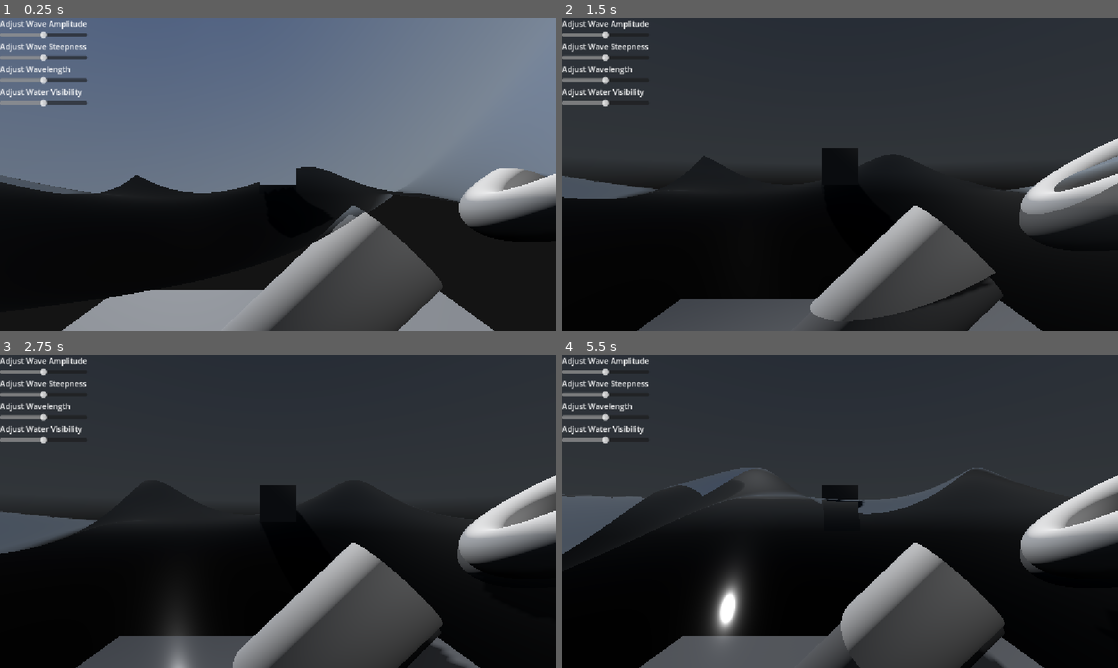
Above: before the commit, frames 1-4 (two rows, left to right).
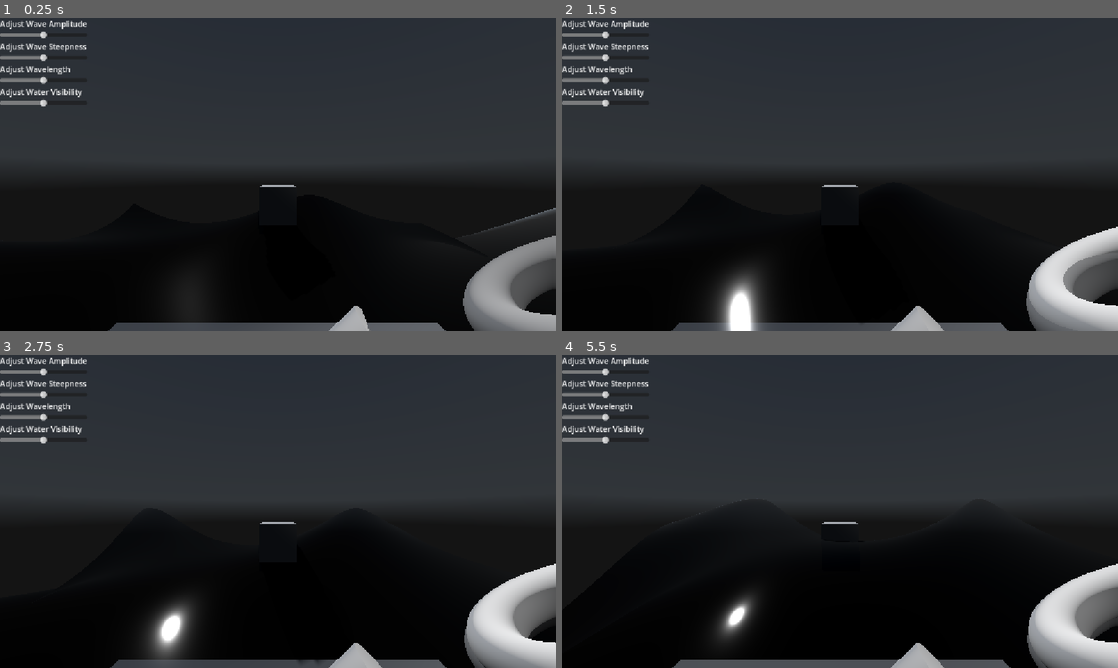
Above: after the commit, the same moments.

Repository: MagnusGrant06/fluid-simulation
Game: Godot game, scene res://Scenes/main.tscn
Two runs of this game, one before a commit and one after it. Both use one fixed random seed, a clock stepped at 60 frames per second and the inputs below. A sky picture missing from this copy of the repository is replaced by a grey-blue gradient.
Inputs (mouse positions are in pixels of both pictures, inside the frame that each line leads up to):
- Up to frame 1 (0.25 s): no input
- Up to frame 2 (1.5 s): move the mouse to (962, 158) at 0.52 s; click (962, 158) at 0.67 s; move the mouse to (728, 190) at 1.27 s; click (728, 190) at 1.42 s
- Up to frame 3 (2.75 s): move the mouse to (333, 442) at 2.02 s; click (333, 442) at 2.17 s
- Up to frame 4 (5.5 s): move the mouse to (812, 574) at 2.77 s; click (812, 574) at 2.92 s; move the mouse to (1006, 558) at 3.52 s; click (1006, 558) at 3.67 s; move the mouse to (673, 464) at 4.27 s; click (673, 464) at 4.42 s; move the mouse to (867, 511) at 5.02 s; click (867, 511) at 5.17 s

The runs differ from the first frame. In frame 1, 73% of the frame differs, in the area x 0-100%, y 0-100%; in frame 2, 21%; in frame 3, 21%; in frame 4, 23%.

Commit message:
Implemented camera / character detection for being underwater accounting for waves for camera filtering

Diff:
--- a/fluid-simulation/Code/Scripts/camera_3d.gd
+++ b/fluid-simulation/Code/Scripts/camera_3d.gd
@@ -1,5 +1,6 @@
 extends Camera3D
 
+@onready var fluid = $"../../Fluid"
 
 @export var target: Vector3 = Vector3.ZERO
 @export var distance: float = 2.0
@@ -10,6 +11,8 @@
 var _yaw: float = 0.0
 var _pitch: float = 0.0
 var _is_orbiting: bool = false
+
+var underwater: bool = false
 
 func _input(event: InputEvent) -> void:
 	if event is InputEventMouseButton:
@@ -39,5 +42,10 @@
 		cos(pitch_rad) * cos(yaw_rad)
 	) * distance
 
+	get_parent().global_position = target + offset
 	global_position = target + offset
 	look_at(target, Vector3.UP)
+
+func _process(_delta: float) -> void:
+	underwater = fluid.is_under_water(global_transform.origin)
+	print(underwater)
--- /dev/null
+++ b/fluid-simulation/Code/Scripts/fluid.gd
@@ -0,0 +1,56 @@
+extends Node
+
+@onready var environment : WorldEnvironment = $"../WorldEnvironment"
+@onready var camera : Camera3D = $"../CharacterBody3D/Camera3D"
+@onready var surface : MeshInstance3D = $FluidSurface
+@onready var surface_area : Area3D =$Area3D
+
+var wavelength : float = 7.5
+var amplitude : float = 0.5
+var steepness : float = 0.75
+
+var within_water_area : bool = false
+
+func _ready() -> void:
+	var material: ShaderMaterial = surface.get_active_material(0)
+	material.set_shader_parameter("sky_texture", environment.environment.sky.sky_material.panorama)
+
+	surface_area.connect("body_entered", _on_surface_area_entered)
+	surface_area.connect("body_exited", _on_surface_area_exited)
+
+func _on_surface_area_entered(body : Node3D):
+	print("entered")
+	within_water_area = true
+
+func _on_surface_area_exited(body : Node3D):
+	#if(body is not Camera3D): return
+	print("exited")
+	within_water_area = false
+
+#check if given point is above or below water surface taking into account waves
+func is_under_water(point : Vector3) -> bool:
+	if(!within_water_area): return false
+	return point.y < get_current_wave_height(point, wavelength, amplitude, steepness)
+
+
+#replicated GDShader code for waves to get waveheight at current given position to check if underwater
+func calculate_phase(vertex : Vector3,wave_length : float, direction : Vector2) -> float:
+	var k : float = (2.0 * PI) / wave_length
+	var angular_freq : float = sqrt(0.3*k)
+	var phase : float = (k * (direction.x * vertex.x + direction.y * vertex.z)) - (angular_freq * Time.get_ticks_msec() / 1000.0)
+	return phase
+
+func calculate_wave_offset(position : Vector3, wave_amplitude : float, direction : Vector2, wave_steepness : float, wave_length : float) -> Vector3:
+	var phase : float = calculate_phase(position, wave_length, direction)
+	var dx : float = (wave_steepness * wave_amplitude * direction.x * cos(phase))
+	var dy : float = wave_amplitude * sin(phase)
+	var dz : float = (wave_steepness * wave_amplitude * direction.y * cos(phase))
+	return Vector3(dx,dy,dz)
+
+func get_current_wave_height(position : Vector3, wave_amplitude : float, wave_steepness : float, wave_length : float) -> float:
+	var d1 : Vector3 = calculate_wave_offset(position, wave_amplitude, Vector2(1,0), wave_steepness, wave_length);
+	var d2 : Vector3 = calculate_wave_offset(position, wave_amplitude*1.5, Vector2(0,1), wave_steepness*0.75, wave_length*1.5)
+	var d3 : Vector3 = calculate_wave_offset(position, wave_amplitude*0.75, Vector2(0.5,0.5), wave_steepness*1.5, wave_length*0.5)
+
+	var d : Vector3 = d1 + d2 + d3
+	return d.y
--- a/fluid-simulation/Code/Scripts/fluid_surface.gd
+++ /dev/null
@@ -1,8 +0,0 @@
-extends MeshInstance3D
-
-@onready var environment : WorldEnvironment = $"../WorldEnvironment"
-@onready var camera : Camera3D = $"../Camera3D"
-var material: ShaderMaterial = self.get_active_material(0)
-
-func _ready() -> void:
-	material.set_shader_parameter("sky_texture", environment.environment.sky.sky_material.panorama)
--- a/fluid-simulation/Code/Scripts/wave_controller.gd
+++ b/fluid-simulation/Code/Scripts/wave_controller.gd
@@ -4,7 +4,7 @@
 @onready var steep_slider : HSlider = $VBoxContainer/SteepnessSlider
 @onready var wavlen_slider : HSlider = $VBoxContainer/WavelengthSlider
 @onready var vis_slider : HSlider = $VBoxContainer/VisibilitySlider
-@onready var fluid : MeshInstance3D = $"../FluidCube"
+@onready var fluid : Node3D = $"../Fluid"
 var fluid_material : ShaderMaterial
 
 func _ready() -> void:
@@ -13,16 +13,19 @@
 	wavlen_slider.connect("value_changed", _on_wavelength_changed)
 	vis_slider.connect("value_changed", _on_visibility_changed)
 
-	fluid_material = fluid.get_active_material(0)
+	fluid_material = fluid.surface.get_active_material(0)
 
 func _on_amplitude_changed(value : float):
 	fluid_material.set_shader_parameter("wave_amplitude", value)
+	fluid.amplitude = value
 
 func _on_steepness_changed(value : float):
 	fluid_material.set_shader_parameter("wave_steepness", value)
+	fluid.steepness = value
 
 func _on_wavelength_changed(value : float):
 	fluid_material.set_shader_parameter("wave_length", value)
+	fluid.wavelength = value
 
 func _on_visibility_changed(value : float):
 	fluid_material.set_shader_parameter("visibility",value);
--- /dev/null
+++ b/fluid-simulation/Scenes/fluid.tscn
@@ -0,0 +1,17 @@
+[gd_scene format=3 uid="uid://cyck2qg52o3g2"]
+
+[ext_resource type="PackedScene" uid="uid://bd0wdtoa4h004" path="res://Scenes/fluid_surface.tscn" id="1_qr0y5"]
+[ext_resource type="Script" uid="uid://bdfi3qtlnt7o" path="res://Code/Scripts/fluid.gd" id="1_rcw30"]
+
+[sub_resource type="BoxShape3D" id="BoxShape3D_vfd82"]
+size = Vector3(10, 10, 10)
+
+[node name="Fluid" type="Node3D" unique_id=199363850]
+script = ExtResource("1_rcw30")
+
+[node name="FluidSurface" parent="." unique_id=856857340 instance=ExtResource("1_qr0y5")]
+
+[node name="Area3D" type="Area3D" parent="." unique_id=468638746]
+
+[node name="CollisionShape3D" type="CollisionShape3D" parent="Area3D" unique_id=632795182]
+shape = SubResource("BoxShape3D_vfd82")
--- a/fluid-simulation/Scenes/fluid_surface.tscn
+++ b/fluid-simulation/Scenes/fluid_surface.tscn
@@ -1,9 +1,11 @@
 [gd_scene format=3 uid="uid://bd0wdtoa4h004"]
 
 [ext_resource type="Shader" uid="uid://cy6dcpy0g2vr5" path="res://Code/Shaders/water.gdshader" id="1_xrqee"]
-[ext_resource type="Script" uid="uid://bdfi3qtlnt7o" path="res://Code/Scripts/fluid_surface.gd" id="2_ahq6l"]
 
 [sub_resource type="PlaneMesh" id="PlaneMesh_jjvhh"]
+size = Vector2(10, 10)
+subdivide_width = 50
+subdivide_depth = 50
 
 [sub_resource type="ShaderMaterial" id="ShaderMaterial_vfd82"]
 render_priority = 0
@@ -11,8 +13,8 @@
 shader_parameter/wave_length = 7.5
 shader_parameter/wave_amplitude = 0.5
 shader_parameter/wave_steepness = 0.75
+shader_parameter/visibility = 0.25
 
 [node name="FluidSurface" type="MeshInstance3D" unique_id=856857340]
 mesh = SubResource("PlaneMesh_jjvhh")
 surface_material_override/0 = SubResource("ShaderMaterial_vfd82")
-script = ExtResource("2_ahq6l")
--- a/fluid-simulation/Scenes/main.tscn
+++ b/fluid-simulation/Scenes/main.tscn
@@ -1,15 +1,12 @@
 [gd_scene format=3 uid="uid://c4mc3walo5kva"]
 
-[ext_resource type="PackedScene" uid="uid://bd0wdtoa4h004" path="res://Scenes/fluid_surface.tscn" id="1_bo1nx"]
+[ext_resource type="PackedScene" uid="uid://cyck2qg52o3g2" path="res://Scenes/fluid.tscn" id="1_jjvhh"]
 [ext_resource type="Script" uid="uid://8bp2i13168dj" path="res://Code/Scripts/camera_3d.gd" id="2_8gbba"]
 [ext_resource type="Texture2D" uid="uid://c6545y4sqhfwp" path="res://citrus_orchard_road_puresky_4k.exr" id="3_8gbba"]
 [ext_resource type="PackedScene" uid="uid://bslun5b34sjgb" path="res://Scenes/wave_controller.tscn" id="4_jjvhh"]
 
-[sub_resource type="BoxMesh" id="BoxMesh_jjvhh"]
-size = Vector3(10, 0.01, 10)
-subdivide_width = 50
-subdivide_height = 50
-subdivide_depth = 50
+[sub_resource type="CapsuleShape3D" id="CapsuleShape3D_vfd82"]
+height = 1.0
 
 [sub_resource type="PanoramaSkyMaterial" id="PanoramaSkyMaterial_xrqee"]
 panorama = ExtResource("3_8gbba")
@@ -21,6 +18,7 @@
 [sub_resource type="Environment" id="Environment_vfd82"]
 background_mode = 2
 sky = SubResource("Sky_k0t4d")
+fog_density = 0.0
 
 [sub_resource type="BoxMesh" id="BoxMesh_vfd82"]
 
@@ -42,13 +40,19 @@
 
 [node name="Main" type="Node3D" unique_id=2027078809]
 
-[node name="FluidCube" parent="." unique_id=856857340 instance=ExtResource("1_bo1nx")]
-transform = Transform3D(1, 0, 0, 0, 1, 0, 0, 0, 1, 0.003465891, -1.1920929e-07, -0.0025782585)
-mesh = SubResource("BoxMesh_jjvhh")
+[node name="Fluid" parent="." unique_id=199363850 instance=ExtResource("1_jjvhh")]
 
-[node name="Camera3D" type="Camera3D" parent="." unique_id=448676736]
-transform = Transform3D(1, 0, 0, 0, 1, 0, 0, 0, 1, 0, 0, 2.0387135)
+[node name="CharacterBody3D" type="CharacterBody3D" parent="." unique_id=1234586936]
+transform = Transform3D(1, 0, 0, 0, 1, 0, 0, 0, 1, 0, 0.537152, 1.9344766)
+motion_mode = 1
+
+[node name="Camera3D" type="Camera3D" parent="CharacterBody3D" unique_id=448676736]
+transform = Transform3D(1, 0, 0, 0, 1, 0, 0, 0, 1, 0, 0.5100246, 0)
 script = ExtResource("2_8gbba")
+
+[node name="CollisionShape3D" type="CollisionShape3D" parent="CharacterBody3D" unique_id=1068153518]
+transform = Transform3D(1, 0, 0, 0, 1, 0, 0, 0, 1, 0, 0.4903534, 0)
+shape = SubResource("CapsuleShape3D_vfd82")
 
 [node name="DirectionalLight3D" type="DirectionalLight3D" parent="." unique_id=256479540]
 transform = Transform3D(0.9374802, -0.22751148, -0.26338065, 0, -0.756757, 0.6536961, -0.34803852, -0.6128271, -0.70944476, -2.2804346, 3.6154993, -2.8711805)
Renamed: fluid-simulation/Code/Scripts/fluid_surface.gd.uid -> fluid-simulation/Code/Scripts/fluid.gd.uid
